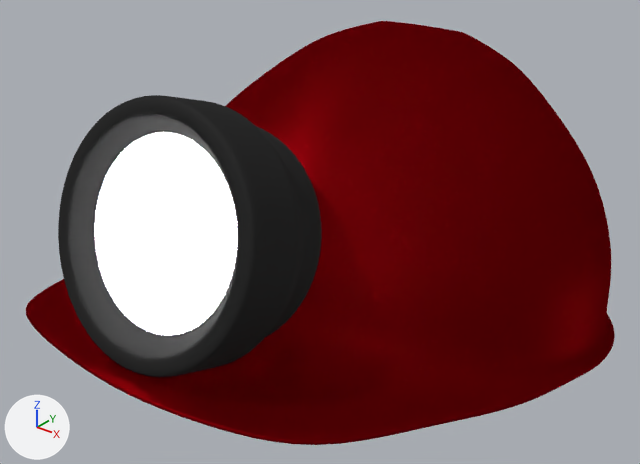
An edit to the Blender file Design/animals/talp/talpv2_casc_avatar.blend, drawn before and after from the same camera.
One viewpoint serves both versions: a 50 mm camera at (0.647, -0.924, 0.844) aimed at (-0.038, -0.068, 0.313). Arrows for +X, +Y and +Z are at lower left; the lights stay in place.

In view in the first picture: 'talp'.
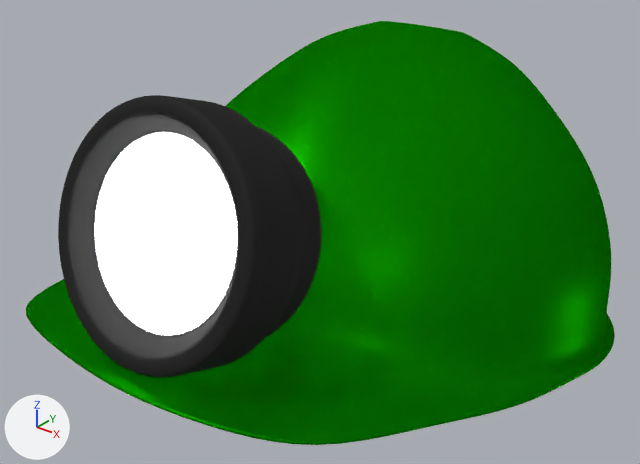
Pixel boxes (x1, y1, x2, y2) of what changed, in the pictures (640 x 464 px):
part 1 of me_cylinder, recoloured (red to green): (26, 21, 615, 445) in both

Edits to the bpy script that builds the scene:
```text
Add mat_casc_verd:
    mat_casc_verd = bpy.data.materials.new('casc_verd')
    # nodes: BsdfAnisotropic, BsdfDiffuse, Math, MixShader, OutputMaterial, RGBCurve, SubsurfaceScattering, Value
    # colours: green #087f00
Change me_cylinder:
    where me_cylinder.from_pydata(...)  # 960 vertices, 900 faces; spans x -0.352..0.331, y -0.442..0.431, z 0.046..0.619
    used by ob_talp; location = (0.0, 0.0, 0.0); rotation_euler = (0.117, 0.0, 0.0), in degrees (6.7, 0, 0)
    me_cylinder part 1: all 418 faces that had it switch from mat_casc_vermell to mat_casc_verd
```
